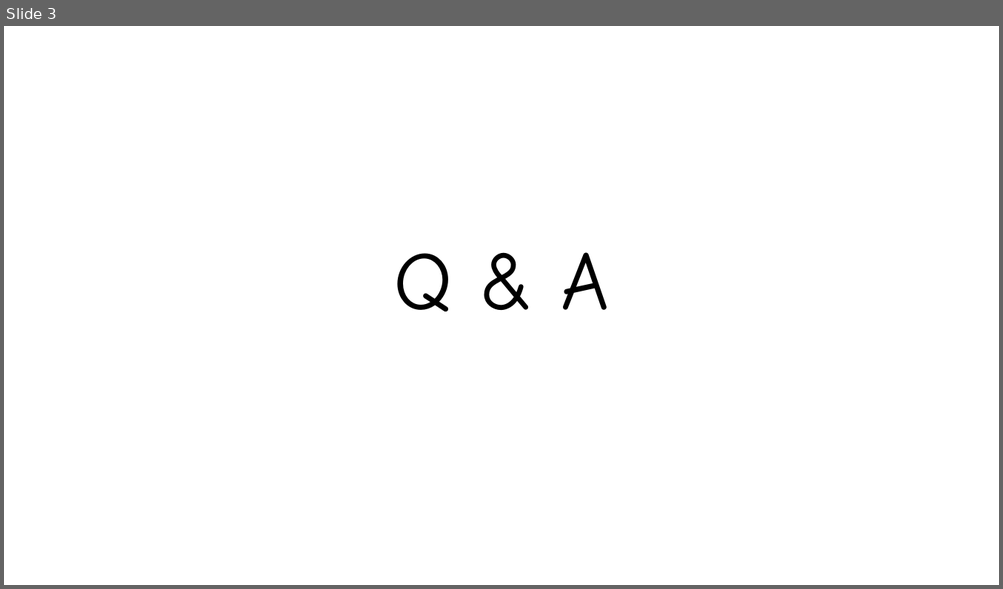
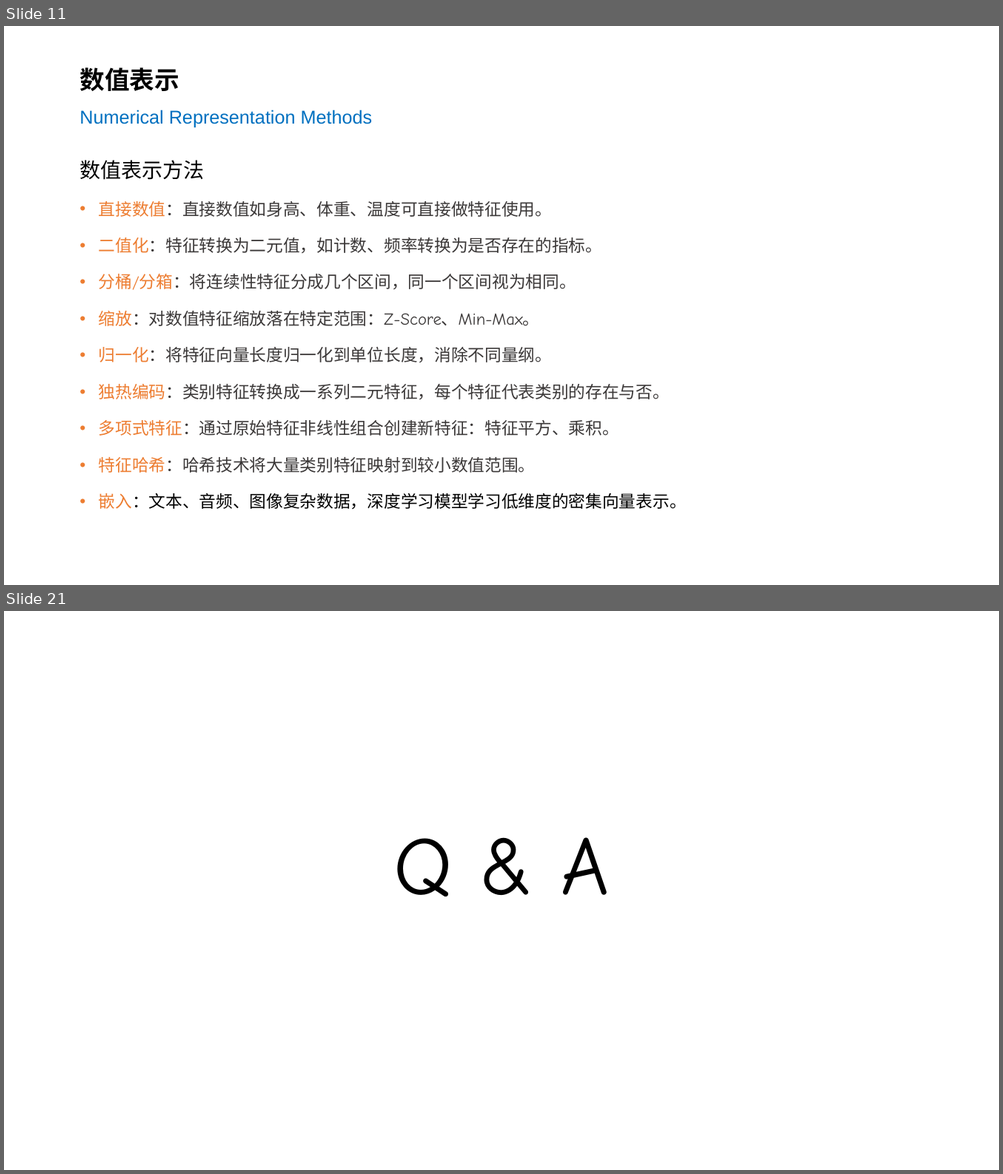
Before and after one commit to silentbalanceyh/cda-exam, a slide deck: ppt/05.回归.pptx. Shown one above the other, each under a label of ours: slide 3 before the commit, slides 11 and 21 after it; the slides between them are not shown. The pictures are 1003x589 and 1003x1174 pixels, drawn with LibreOffice and Linux fonts; fonts in the diff are those of the drawing; background and template pictures are left out. Boxes give left, top, right and bottom in pixels: in the first picture for what was removed or moved away, otherwise in the second. Text is boxed around its words. In the diff, an @@ line names an element or a change of style, - is before the commit and + after.

```diff
--- a/ppt/05.回归.pptx
+++ b/ppt/05.回归.pptx
@@ slide 11 added at <box>4,26,999,585</box>, background #FFFFFF @@
@@ title added at <box>79,67,373,128</box>, 18 pt, text #0070C0 @@
+数值表示
+Numerical Representation Methods
@@ text added at <box>79,160,686,510</box>, 16.2 pt, text #3B3838 @@
+数值表示方法
+• 直接数值：直接数值如身高、体重、温度可直接做特征使用。
+• 二值化：特征转换为二元值，如计数、频率转换为是否存在的指标。
+• 分桶/分箱：将连续性特征分成几个区间，同一个区间视为相同。
+• 缩放：对数值特征缩放落在特定范围：Z-Score、Min-Max。
+• 归一化：将特征向量长度归一化到单位长度，消除不同量纲。
+• 独热编码：类别特征转换成一系列二元特征，每个特征代表类别的存在与否。
+• 多项式特征：通过原始特征非线性组合创建新特征：特征平方、乘积。
+• 特征哈希：哈希技术将大量类别特征映射到较小数值范围。
+• 嵌入：文本、音频、图像复杂数据，深度学习模型学习低维度的密集向量表示。
@@ what was slide 3 is now slide 21 @@
```
Also in this commit, not shown: 1 slide changed, 18 other slides added, 1 slide removed, 16 other files.
